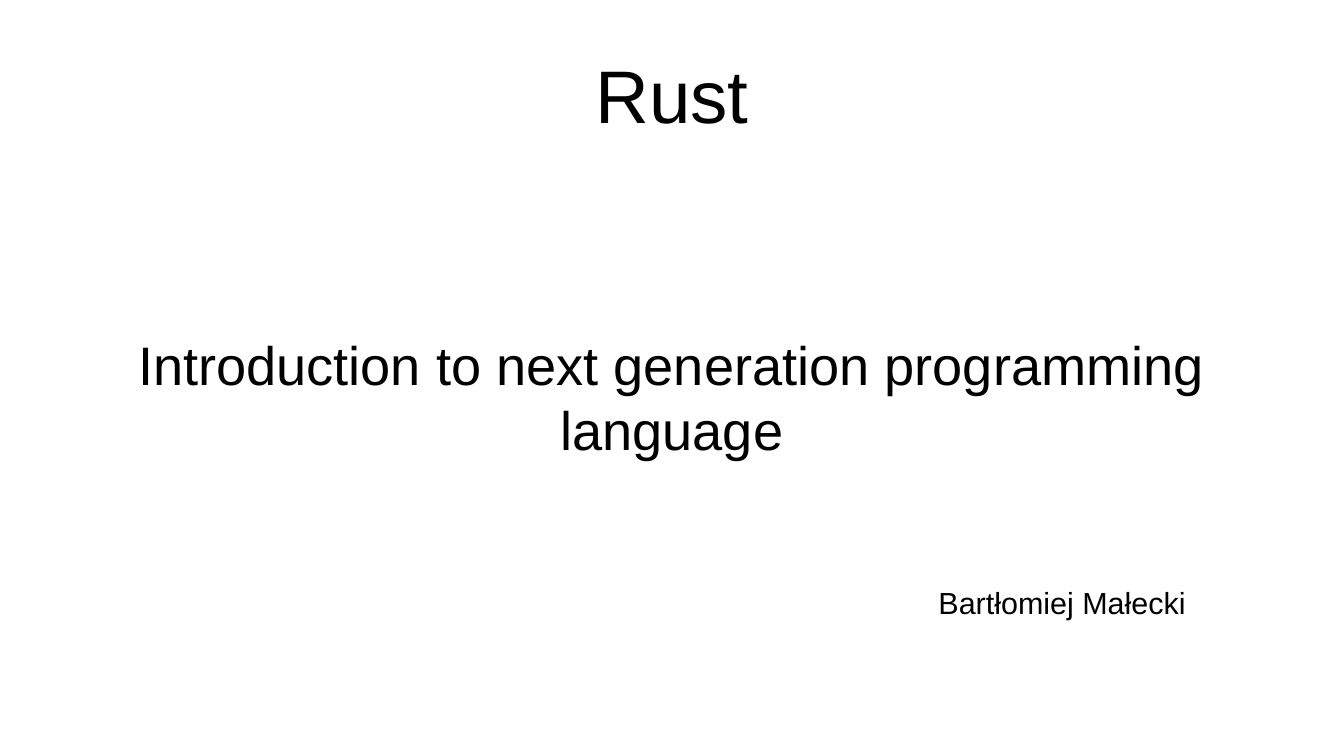
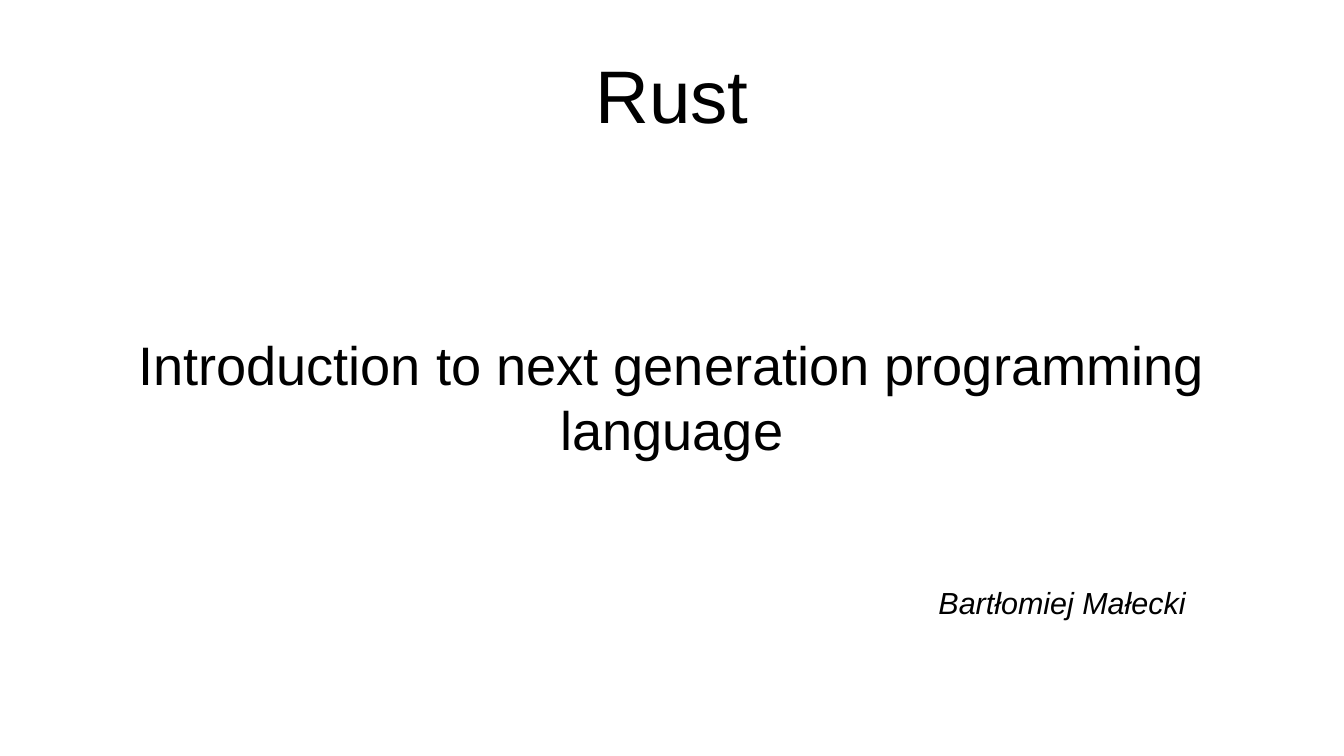
Before and after one commit to bmalecki/rust-getting-started, a slide deck: slide 1 of Rust-presentation.odp. Drawn at 1344x756 pixels with LibreOffice and Linux fonts; fonts in the diff are those of the drawing. Boxes give left, top, right and bottom in pixels: in the first picture for what was removed or moved away, otherwise in the second. Text is boxed around its words. In the diff, an @@ line names an element or a change of style, - is before the commit and + after.

```diff
--- a/Rust-presentation.odp
+++ b/Rust-presentation.odp
@@ text "Bartłomiej Małecki" at (938,592,1185,620): italic on @@
```
Also in this commit, not shown: 4 other slides changed, 36 slides added, 1 slide removed, 12 other files.
